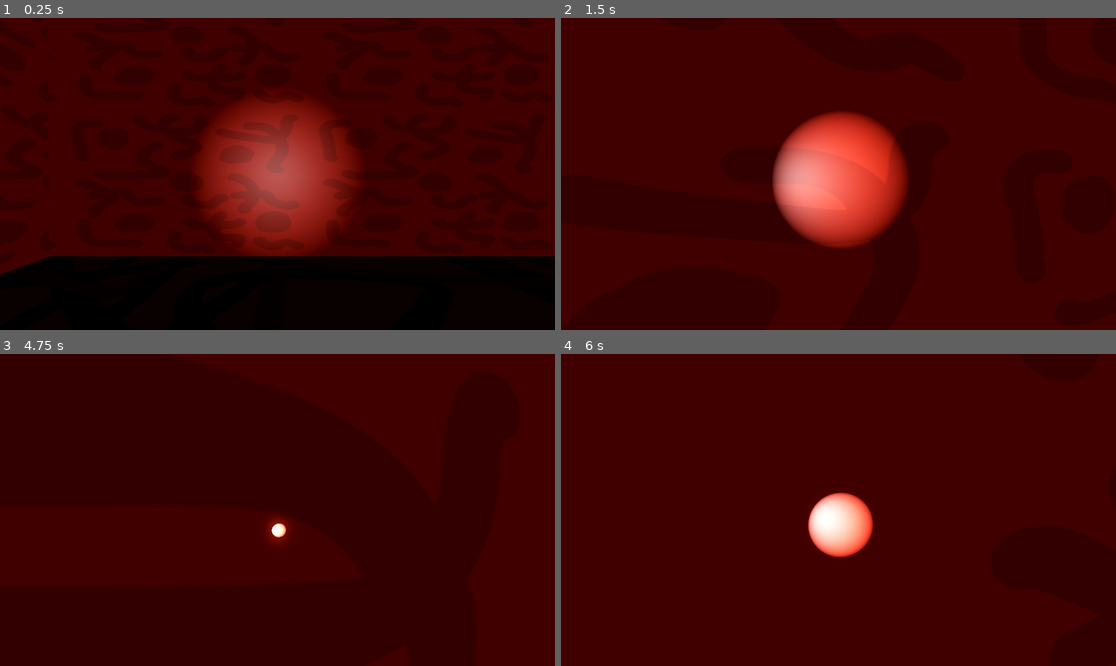
Above: before the commit, frames 1-4 (two rows, left to right).
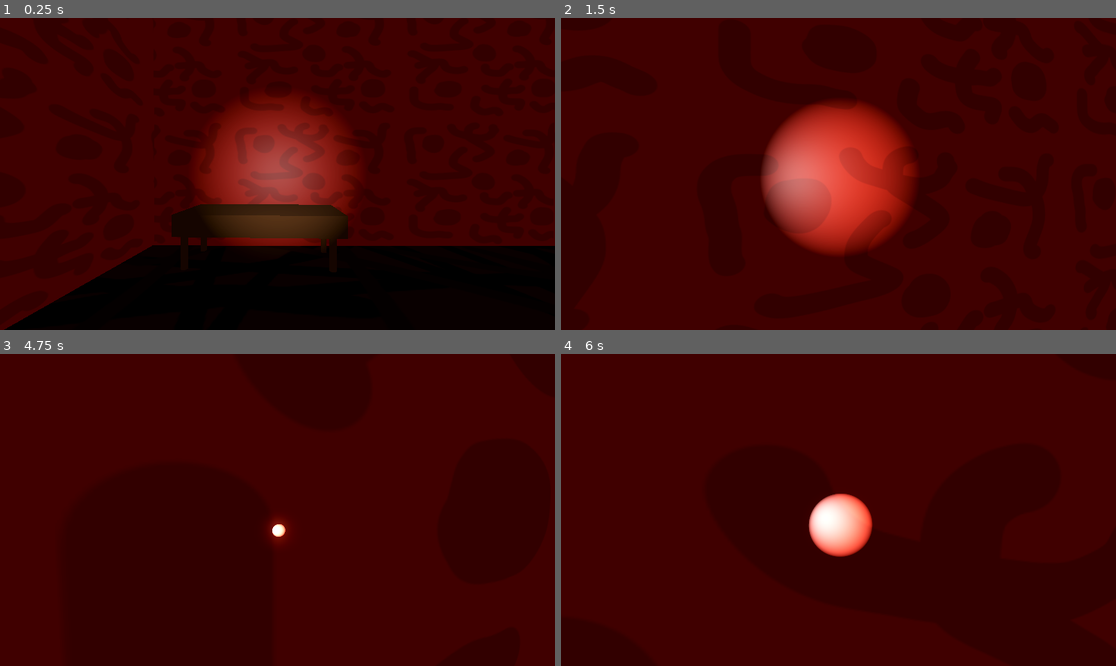
Above: after the commit, the same moments.

Repository: christiannoll/Basic3DGame
Game: Godot game, scene res://Scenes/level.tscn
Two runs of this game, one before a commit and one after it. Both use one fixed random seed, a clock stepped at 60 frames per second and the inputs below.
Inputs (mouse positions are in pixels of both pictures, inside the frame that each line leads up to):
- Up to frame 1 (0.25 s): no input
- Up to frame 2 (1.5 s): tap Enter at 0.5 s; move the mouse to (866, 174) at 0.52 s; hold W (forward) from 0.53 s (still down); tap F (flashlight) at 0.6, 1.35 s; tap Space (jump) at 0.77 s; move the mouse to (810, 174) at 1.27 s
- Up to frame 3 (4.75 s): keep holding W (forward); tap Space (jump) at 1.52, 2, 3.02, 3.5, 3.77, 4.52 s; move the mouse to (288, 503) at 2.02 s; tap Shift (sprint) at 2.1, 4.35 s; tap F (flashlight) at 2.3, 2.85, 3.6, 4.55 s; tap Enter at 2.75, 4.25 s; move the mouse to (271, 516) at 2.77 s; move the mouse to (316, 513) at 3.52 s; move the mouse to (233, 506) at 4.27 s
- Up to frame 4 (6 s): tap Space (jump) at 5 s; move the mouse to (844, 510) at 5.02 s; tap F (flashlight) at 5.1, 5.85 s; move the mouse to (816, 503) at 5.77 s; release W (forward) at 5.78 s; hold D (right) from 5.78 s (still down)

The runs differ from the first frame. In frame 1, 10% of the frame differs, in the area x 0-100%, y 27-100%; in frame 2, 6.7%; in frame 3, less than 0.1%; in frame 4, 0.3%.

Commit message:
Changed players perspective to look at the table when the game starts

Diff:
--- a/Scenes/level.tscn
+++ b/Scenes/level.tscn
@@ -26,213 +26,213 @@
 
 [sub_resource type="BoxMesh" id="BoxMesh_tumq0"]
 
-[node name="level" type="Node3D"]
-
-[node name="UI" parent="." instance=ExtResource("1_k5f4k")]
-
-[node name="WorldEnvironment" type="WorldEnvironment" parent="."]
+[node name="level" type="Node3D" unique_id=524820426]
+
+[node name="UI" parent="." unique_id=133724784 instance=ExtResource("1_k5f4k")]
+
+[node name="WorldEnvironment" type="WorldEnvironment" parent="." unique_id=1362118628]
 environment = SubResource("Environment_k5f4k")
 
-[node name="DirectionalLight3D" type="DirectionalLight3D" parent="."]
+[node name="DirectionalLight3D" type="DirectionalLight3D" parent="." unique_id=1891446504]
 transform = Transform3D(1, 0, 0, 0, 0.7071068, 0.7071068, 0, -0.7071068, 0.7071068, 0, 6.7604427, 0)
 visible = false
 shadow_enabled = true
 
-[node name="floors_and_walls" type="Node3D" parent="."]
-
-[node name="floor" type="StaticBody3D" parent="floors_and_walls"]
+[node name="floors_and_walls" type="Node3D" parent="." unique_id=513707998]
+
+[node name="floor" type="StaticBody3D" parent="floors_and_walls" unique_id=1546409189]
 transform = Transform3D(42.629066, 0, 0, 0, 1, 0, 0, 0, 69.39393, 0, 0, 0)
 
-[node name="CollisionShape3D" type="CollisionShape3D" parent="floors_and_walls/floor"]
-shape = SubResource("BoxShape3D_51e2h")
-
-[node name="MeshInstance3D" type="MeshInstance3D" parent="floors_and_walls/floor"]
+[node name="CollisionShape3D" type="CollisionShape3D" parent="floors_and_walls/floor" unique_id=459057489]
+shape = SubResource("BoxShape3D_51e2h")
+
+[node name="MeshInstance3D" type="MeshInstance3D" parent="floors_and_walls/floor" unique_id=40847805]
 material_override = ExtResource("2_81xng")
 mesh = SubResource("BoxMesh_tumq0")
 
-[node name="ceiling" type="StaticBody3D" parent="floors_and_walls"]
+[node name="ceiling" type="StaticBody3D" parent="floors_and_walls" unique_id=1051115234]
 transform = Transform3D(42.629066, 0, 0, 0, 1, 0, 0, 0, 69.39393, 0, 6.0947495, 0)
 
-[node name="CollisionShape3D" type="CollisionShape3D" parent="floors_and_walls/ceiling"]
-shape = SubResource("BoxShape3D_51e2h")
-
-[node name="MeshInstance3D" type="MeshInstance3D" parent="floors_and_walls/ceiling"]
+[node name="CollisionShape3D" type="CollisionShape3D" parent="floors_and_walls/ceiling" unique_id=1995709826]
+shape = SubResource("BoxShape3D_51e2h")
+
+[node name="MeshInstance3D" type="MeshInstance3D" parent="floors_and_walls/ceiling" unique_id=1892653796]
 material_override = ExtResource("2_81xng")
 mesh = SubResource("BoxMesh_tumq0")
 
-[node name="wall" type="StaticBody3D" parent="floors_and_walls"]
+[node name="wall" type="StaticBody3D" parent="floors_and_walls" unique_id=1576088888]
 transform = Transform3D(9.999678, -0.04014214, 0, 0.08028428, 4.999839, 0, 0, 0, 10, -12.090753, 3.0780916, -19.89098)
 
-[node name="CollisionShape3D" type="CollisionShape3D" parent="floors_and_walls/wall"]
-shape = SubResource("BoxShape3D_51e2h")
-
-[node name="MeshInstance3D" type="MeshInstance3D" parent="floors_and_walls/wall"]
-material_override = ExtResource("2_6phgx")
-mesh = SubResource("BoxMesh_tumq0")
-
-[node name="wall6" type="StaticBody3D" parent="floors_and_walls"]
+[node name="CollisionShape3D" type="CollisionShape3D" parent="floors_and_walls/wall" unique_id=1431356507]
+shape = SubResource("BoxShape3D_51e2h")
+
+[node name="MeshInstance3D" type="MeshInstance3D" parent="floors_and_walls/wall" unique_id=550675622]
+material_override = ExtResource("2_6phgx")
+mesh = SubResource("BoxMesh_tumq0")
+
+[node name="wall6" type="StaticBody3D" parent="floors_and_walls" unique_id=688726306]
 transform = Transform3D(9.999678, -0.04014214, 0, 0.08028428, 4.999839, 0, 0, 0, 10, 2.3136358, 3.0780916, -19.89098)
 
-[node name="CollisionShape3D" type="CollisionShape3D" parent="floors_and_walls/wall6"]
-shape = SubResource("BoxShape3D_51e2h")
-
-[node name="MeshInstance3D" type="MeshInstance3D" parent="floors_and_walls/wall6"]
-material_override = ExtResource("2_6phgx")
-mesh = SubResource("BoxMesh_tumq0")
-
-[node name="wall16" type="StaticBody3D" parent="floors_and_walls"]
+[node name="CollisionShape3D" type="CollisionShape3D" parent="floors_and_walls/wall6" unique_id=1513914316]
+shape = SubResource("BoxShape3D_51e2h")
+
+[node name="MeshInstance3D" type="MeshInstance3D" parent="floors_and_walls/wall6" unique_id=996794978]
+material_override = ExtResource("2_6phgx")
+mesh = SubResource("BoxMesh_tumq0")
+
+[node name="wall16" type="StaticBody3D" parent="floors_and_walls" unique_id=1365312566]
 transform = Transform3D(8.880067, -0.04017823, 0, 0.07129528, 5.0043335, 0, 0, 0, 10, 15.074113, 3.0780916, -19.89098)
 
-[node name="CollisionShape3D" type="CollisionShape3D" parent="floors_and_walls/wall16"]
-shape = SubResource("BoxShape3D_51e2h")
-
-[node name="MeshInstance3D" type="MeshInstance3D" parent="floors_and_walls/wall16"]
-material_override = ExtResource("2_6phgx")
-mesh = SubResource("BoxMesh_tumq0")
-
-[node name="wall2" type="StaticBody3D" parent="floors_and_walls"]
+[node name="CollisionShape3D" type="CollisionShape3D" parent="floors_and_walls/wall16" unique_id=1263648597]
+shape = SubResource("BoxShape3D_51e2h")
+
+[node name="MeshInstance3D" type="MeshInstance3D" parent="floors_and_walls/wall16" unique_id=1130689765]
+material_override = ExtResource("2_6phgx")
+mesh = SubResource("BoxMesh_tumq0")
+
+[node name="wall2" type="StaticBody3D" parent="floors_and_walls" unique_id=491638112]
 transform = Transform3D(10, 0.0005236007, 0, -0.0010472015, 5, 0, 0, 0, 10, 8.218276, 3.0780916, -6.4063263)
 
-[node name="CollisionShape3D" type="CollisionShape3D" parent="floors_and_walls/wall2"]
-shape = SubResource("BoxShape3D_51e2h")
-
-[node name="MeshInstance3D" type="MeshInstance3D" parent="floors_and_walls/wall2"]
-material_override = ExtResource("2_6phgx")
-mesh = SubResource("BoxMesh_tumq0")
-
-[node name="wall13" type="StaticBody3D" parent="floors_and_walls"]
+[node name="CollisionShape3D" type="CollisionShape3D" parent="floors_and_walls/wall2" unique_id=6902921]
+shape = SubResource("BoxShape3D_51e2h")
+
+[node name="MeshInstance3D" type="MeshInstance3D" parent="floors_and_walls/wall2" unique_id=1193952343]
+material_override = ExtResource("2_6phgx")
+mesh = SubResource("BoxMesh_tumq0")
+
+[node name="wall13" type="StaticBody3D" parent="floors_and_walls" unique_id=2014801874]
 transform = Transform3D(10, 0.0005236007, 0, -0.0010472015, 5, 0, 0, 0, 10, -0.26963234, 3.0780916, 12.023138)
 
-[node name="CollisionShape3D" type="CollisionShape3D" parent="floors_and_walls/wall13"]
-shape = SubResource("BoxShape3D_51e2h")
-
-[node name="MeshInstance3D" type="MeshInstance3D" parent="floors_and_walls/wall13"]
-material_override = ExtResource("2_6phgx")
-mesh = SubResource("BoxMesh_tumq0")
-
-[node name="wall15" type="StaticBody3D" parent="floors_and_walls"]
+[node name="CollisionShape3D" type="CollisionShape3D" parent="floors_and_walls/wall13" unique_id=1545258084]
+shape = SubResource("BoxShape3D_51e2h")
+
+[node name="MeshInstance3D" type="MeshInstance3D" parent="floors_and_walls/wall13" unique_id=2721186]
+material_override = ExtResource("2_6phgx")
+mesh = SubResource("BoxMesh_tumq0")
+
+[node name="wall15" type="StaticBody3D" parent="floors_and_walls" unique_id=1125236572]
 transform = Transform3D(10, 0.0005236007, 0, -0.0010472015, 5, 0, 0, 0, -1.7586768, 6.6064854, 3.0780916, 12.023138)
 
-[node name="CollisionShape3D" type="CollisionShape3D" parent="floors_and_walls/wall15"]
-shape = SubResource("BoxShape3D_51e2h")
-
-[node name="MeshInstance3D" type="MeshInstance3D" parent="floors_and_walls/wall15"]
-material_override = ExtResource("2_6phgx")
-mesh = SubResource("BoxMesh_tumq0")
-
-[node name="wall14" type="StaticBody3D" parent="floors_and_walls"]
+[node name="CollisionShape3D" type="CollisionShape3D" parent="floors_and_walls/wall15" unique_id=642667720]
+shape = SubResource("BoxShape3D_51e2h")
+
+[node name="MeshInstance3D" type="MeshInstance3D" parent="floors_and_walls/wall15" unique_id=1183499405]
+material_override = ExtResource("2_6phgx")
+mesh = SubResource("BoxMesh_tumq0")
+
+[node name="wall14" type="StaticBody3D" parent="floors_and_walls" unique_id=410268050]
 transform = Transform3D(10, 0.0005236007, 0, -0.0010472015, 5, 0, 0, 0, 10, 14.540786, 3.0780916, 12.023138)
 
-[node name="CollisionShape3D" type="CollisionShape3D" parent="floors_and_walls/wall14"]
-shape = SubResource("BoxShape3D_51e2h")
-
-[node name="MeshInstance3D" type="MeshInstance3D" parent="floors_and_walls/wall14"]
-material_override = ExtResource("2_6phgx")
-mesh = SubResource("BoxMesh_tumq0")
-
-[node name="wall5" type="StaticBody3D" parent="floors_and_walls"]
+[node name="CollisionShape3D" type="CollisionShape3D" parent="floors_and_walls/wall14" unique_id=649623714]
+shape = SubResource("BoxShape3D_51e2h")
+
+[node name="MeshInstance3D" type="MeshInstance3D" parent="floors_and_walls/wall14" unique_id=1852838252]
+material_override = ExtResource("2_6phgx")
+mesh = SubResource("BoxMesh_tumq0")
+
+[node name="wall5" type="StaticBody3D" parent="floors_and_walls" unique_id=1577118166]
 transform = Transform3D(40.811478, 0.00052372506, 0, -0.004273784, 5.0011873, 0, 0, 0, 2.257589, -0.3645506, 3.0780916, 33.489063)
 
-[node name="CollisionShape3D" type="CollisionShape3D" parent="floors_and_walls/wall5"]
-shape = SubResource("BoxShape3D_51e2h")
-
-[node name="MeshInstance3D" type="MeshInstance3D" parent="floors_and_walls/wall5"]
-material_override = ExtResource("4_wqkje")
-mesh = SubResource("BoxMesh_tumq0")
-
-[node name="wall10" type="StaticBody3D" parent="floors_and_walls"]
+[node name="CollisionShape3D" type="CollisionShape3D" parent="floors_and_walls/wall5" unique_id=416750569]
+shape = SubResource("BoxShape3D_51e2h")
+
+[node name="MeshInstance3D" type="MeshInstance3D" parent="floors_and_walls/wall5" unique_id=1304383786]
+material_override = ExtResource("4_wqkje")
+mesh = SubResource("BoxMesh_tumq0")
+
+[node name="wall10" type="StaticBody3D" parent="floors_and_walls" unique_id=1460184020]
 transform = Transform3D(40.811478, 0.00052372506, 0, -0.004273784, 5.0011873, 0, 0, 0, 2.257589, -0.3645506, 3.0780916, -33.898006)
 
-[node name="CollisionShape3D" type="CollisionShape3D" parent="floors_and_walls/wall10"]
-shape = SubResource("BoxShape3D_51e2h")
-
-[node name="MeshInstance3D" type="MeshInstance3D" parent="floors_and_walls/wall10"]
-material_override = ExtResource("4_wqkje")
-mesh = SubResource("BoxMesh_tumq0")
-
-[node name="wall7" type="StaticBody3D" parent="floors_and_walls"]
+[node name="CollisionShape3D" type="CollisionShape3D" parent="floors_and_walls/wall10" unique_id=447659905]
+shape = SubResource("BoxShape3D_51e2h")
+
+[node name="MeshInstance3D" type="MeshInstance3D" parent="floors_and_walls/wall10" unique_id=1434139858]
+material_override = ExtResource("4_wqkje")
+mesh = SubResource("BoxMesh_tumq0")
+
+[node name="wall7" type="StaticBody3D" parent="floors_and_walls" unique_id=1633124490]
 transform = Transform3D(9.999678, -0.04014214, 0, 0.08028428, 4.999839, 0, 0, 0, 10, -4.873868, 3.0780916, -6.508011)
 
-[node name="CollisionShape3D" type="CollisionShape3D" parent="floors_and_walls/wall7"]
-shape = SubResource("BoxShape3D_51e2h")
-
-[node name="MeshInstance3D" type="MeshInstance3D" parent="floors_and_walls/wall7"]
-material_override = ExtResource("2_6phgx")
-mesh = SubResource("BoxMesh_tumq0")
-
-[node name="wall11" type="StaticBody3D" parent="floors_and_walls"]
+[node name="CollisionShape3D" type="CollisionShape3D" parent="floors_and_walls/wall7" unique_id=2102405589]
+shape = SubResource("BoxShape3D_51e2h")
+
+[node name="MeshInstance3D" type="MeshInstance3D" parent="floors_and_walls/wall7" unique_id=2123491817]
+material_override = ExtResource("2_6phgx")
+mesh = SubResource("BoxMesh_tumq0")
+
+[node name="wall11" type="StaticBody3D" parent="floors_and_walls" unique_id=1224200030]
 transform = Transform3D(9.999678, -0.04014214, 0, 0.08028428, 4.999839, 0, 0, 0, 10, -17.472736, 3.0780916, -6.5454664)
 
-[node name="CollisionShape3D" type="CollisionShape3D" parent="floors_and_walls/wall11"]
-shape = SubResource("BoxShape3D_51e2h")
-
-[node name="MeshInstance3D" type="MeshInstance3D" parent="floors_and_walls/wall11"]
-material_override = ExtResource("2_6phgx")
-mesh = SubResource("BoxMesh_tumq0")
-
-[node name="wall12" type="StaticBody3D" parent="floors_and_walls"]
+[node name="CollisionShape3D" type="CollisionShape3D" parent="floors_and_walls/wall11" unique_id=1078432588]
+shape = SubResource("BoxShape3D_51e2h")
+
+[node name="MeshInstance3D" type="MeshInstance3D" parent="floors_and_walls/wall11" unique_id=1698955549]
+material_override = ExtResource("2_6phgx")
+mesh = SubResource("BoxMesh_tumq0")
+
+[node name="wall12" type="StaticBody3D" parent="floors_and_walls" unique_id=1658148293]
 transform = Transform3D(9.999678, -0.04014214, 0, 0.08028428, 4.999839, 0, 0, 0, 10, -17.472736, 3.0780916, 12.21188)
 
-[node name="CollisionShape3D" type="CollisionShape3D" parent="floors_and_walls/wall12"]
-shape = SubResource("BoxShape3D_51e2h")
-
-[node name="MeshInstance3D" type="MeshInstance3D" parent="floors_and_walls/wall12"]
-material_override = ExtResource("2_6phgx")
-mesh = SubResource("BoxMesh_tumq0")
-
-[node name="wall8" type="StaticBody3D" parent="floors_and_walls"]
+[node name="CollisionShape3D" type="CollisionShape3D" parent="floors_and_walls/wall12" unique_id=689768026]
+shape = SubResource("BoxShape3D_51e2h")
+
+[node name="MeshInstance3D" type="MeshInstance3D" parent="floors_and_walls/wall12" unique_id=170743381]
+material_override = ExtResource("2_6phgx")
+mesh = SubResource("BoxMesh_tumq0")
+
+[node name="wall8" type="StaticBody3D" parent="floors_and_walls" unique_id=690228809]
 transform = Transform3D(2.2483954, -0.040391963, 0, 0.018051662, 5.030955, 0, 0, 0, 75.60145, -20.055902, 3.0780916, 0.41805267)
 
-[node name="CollisionShape3D" type="CollisionShape3D" parent="floors_and_walls/wall8"]
-shape = SubResource("BoxShape3D_51e2h")
-
-[node name="MeshInstance3D" type="MeshInstance3D" parent="floors_and_walls/wall8"]
-material_override = ExtResource("4_wqkje")
-mesh = SubResource("BoxMesh_tumq0")
-
-[node name="wall9" type="StaticBody3D" parent="floors_and_walls"]
+[node name="CollisionShape3D" type="CollisionShape3D" parent="floors_and_walls/wall8" unique_id=478729746]
+shape = SubResource("BoxShape3D_51e2h")
+
+[node name="MeshInstance3D" type="MeshInstance3D" parent="floors_and_walls/wall8" unique_id=1907439559]
+material_override = ExtResource("4_wqkje")
+mesh = SubResource("BoxMesh_tumq0")
+
+[node name="wall9" type="StaticBody3D" parent="floors_and_walls" unique_id=721780178]
 transform = Transform3D(2.2483954, -0.040391963, 0, 0.018051662, 5.030955, 0, 0, 0, 75.60145, 20.321516, 3.0780916, 0.41805267)
 
-[node name="CollisionShape3D" type="CollisionShape3D" parent="floors_and_walls/wall9"]
-shape = SubResource("BoxShape3D_51e2h")
-
-[node name="MeshInstance3D" type="MeshInstance3D" parent="floors_and_walls/wall9"]
-material_override = ExtResource("4_wqkje")
-mesh = SubResource("BoxMesh_tumq0")
-
-[node name="wall3" type="StaticBody3D" parent="floors_and_walls"]
+[node name="CollisionShape3D" type="CollisionShape3D" parent="floors_and_walls/wall9" unique_id=142152462]
+shape = SubResource("BoxShape3D_51e2h")
+
+[node name="MeshInstance3D" type="MeshInstance3D" parent="floors_and_walls/wall9" unique_id=57969526]
+material_override = ExtResource("4_wqkje")
+mesh = SubResource("BoxMesh_tumq0")
+
+[node name="wall3" type="StaticBody3D" parent="floors_and_walls" unique_id=873640001]
 transform = Transform3D(1.3869244, -0.040419728, 0, 0.011135181, 5.0344133, 0, 0, 0, 10, 1.2266407, 3.0780916, -29.585672)
 
-[node name="CollisionShape3D" type="CollisionShape3D" parent="floors_and_walls/wall3"]
-shape = SubResource("BoxShape3D_51e2h")
-
-[node name="MeshInstance3D" type="MeshInstance3D" parent="floors_and_walls/wall3"]
-material_override = ExtResource("2_6phgx")
-mesh = SubResource("BoxMesh_tumq0")
-
-[node name="wall4" type="StaticBody3D" parent="floors_and_walls"]
+[node name="CollisionShape3D" type="CollisionShape3D" parent="floors_and_walls/wall3" unique_id=2006628055]
+shape = SubResource("BoxShape3D_51e2h")
+
+[node name="MeshInstance3D" type="MeshInstance3D" parent="floors_and_walls/wall3" unique_id=842463808]
+material_override = ExtResource("2_6phgx")
+mesh = SubResource("BoxMesh_tumq0")
+
+[node name="wall4" type="StaticBody3D" parent="floors_and_walls" unique_id=822134297]
 transform = Transform3D(1.3869244, -0.040419724, 0, 0.011135172, 5.0344095, -0.012042768, 1.340984e-05, 0.006062828, 9.999994, -9.069509, 3.0780916, -29.585672)
 
-[node name="CollisionShape3D" type="CollisionShape3D" parent="floors_and_walls/wall4"]
-shape = SubResource("BoxShape3D_51e2h")
-
-[node name="MeshInstance3D" type="MeshInstance3D" parent="floors_and_walls/wall4"]
-material_override = ExtResource("2_6phgx")
-mesh = SubResource("BoxMesh_tumq0")
-
-[node name="Player" parent="." instance=ExtResource("1_tumq0")]
-transform = Transform3D(1, 0, 0, 0, 1, 0, 0, 0, 1, -4.4745345, 1.5, -28.98865)
-
-[node name="lights" type="Node3D" parent="."]
-
-[node name="light" parent="lights" instance=ExtResource("6_0f350")]
+[node name="CollisionShape3D" type="CollisionShape3D" parent="floors_and_walls/wall4" unique_id=1405268002]
+shape = SubResource("BoxShape3D_51e2h")
+
+[node name="MeshInstance3D" type="MeshInstance3D" parent="floors_and_walls/wall4" unique_id=1263666963]
+material_override = ExtResource("2_6phgx")
+mesh = SubResource("BoxMesh_tumq0")
+
+[node name="Player" parent="." unique_id=1211612180 instance=ExtResource("1_tumq0")]
+transform = Transform3D(0.005305818, 0, -0.99998593, 0, 1, 0, 0.99998593, 0, 0.005305818, -3.8026655, 1.5, -30.29963)
+
+[node name="lights" type="Node3D" parent="." unique_id=1863057904]
+
+[node name="light" parent="lights" unique_id=1771428225 instance=ExtResource("6_0f350")]
 transform = Transform3D(1, 0, 0, 0, 1, 0, 0, 0, 1, 1.567356, 5.658647, 0.17837238)
 
-[node name="light2" parent="lights" instance=ExtResource("6_0f350")]
+[node name="light2" parent="lights" unique_id=1426193810 instance=ExtResource("6_0f350")]
 transform = Transform3D(1, 0, 0, 0, 1, 0, 0, 0, 1, -7.3313465, 5.658647, 26.021145)
 
-[node name="light3" parent="lights" instance=ExtResource("6_0f350")]
+[node name="light3" parent="lights" unique_id=235537008 instance=ExtResource("6_0f350")]
 transform = Transform3D(1, 0, 0, 0, 1, 0, 0, 0, 1, 16.318588, 5.52642, -0.97686195)
 
-[node name="Table" parent="." instance=ExtResource("7_8c0lf")]
+[node name="Table" parent="." unique_id=404156894 instance=ExtResource("7_8c0lf")]
 transform = Transform3D(0.026613131, 0, 0.9996458, 0, 0.96967936, 0, -0.9996458, 0, 0.026613131, -0.25059772, 0.7947067, -30.559624)
--- a/Scenes/player.tscn
+++ b/Scenes/player.tscn
@@ -9,24 +9,25 @@
 [sub_resource type="CapsuleMesh" id="CapsuleMesh_v0iea"]
 radial_segments = 14
 
-[node name="Player" type="CharacterBody3D"]
+[node name="Player" type="CharacterBody3D" unique_id=1718475060]
+transform = Transform3D(-0.99014866, 0, 0.14002001, 0, 1, 0, -0.14002001, 0, -0.99014866, 0, 0, 0)
 script = ExtResource("1_v0iea")
 
-[node name="CollisionShape3D" type="CollisionShape3D" parent="."]
+[node name="CollisionShape3D" type="CollisionShape3D" parent="." unique_id=1092570828]
 shape = SubResource("CapsuleShape3D_f60y1")
 
-[node name="MeshInstance3D" type="MeshInstance3D" parent="."]
+[node name="MeshInstance3D" type="MeshInstance3D" parent="." unique_id=843727368]
 mesh = SubResource("CapsuleMesh_v0iea")
 
-[node name="head" type="Node3D" parent="."]
+[node name="head" type="Node3D" parent="." unique_id=2091353419]
 transform = Transform3D(1, 0, 0, 0, 1, 0, 0, 0, 1, 0, 0.47735733, 0.00034552813)
 script = ExtResource("2_cvnsp")
 
-[node name="flashlight" type="SpotLight3D" parent="head"]
+[node name="flashlight" type="SpotLight3D" parent="head" unique_id=1136222521]
 transform = Transform3D(1, 0, 0, 0, 1, 0, 0, 0, 1, 0, -0.02269882, -0.53628415)
 spot_range = 15.0
 spot_angle = 25.0
 script = ExtResource("3_6t5aa")
 
-[node name="Camera3D" type="Camera3D" parent="head"]
+[node name="Camera3D" type="Camera3D" parent="head" unique_id=1293798301]
 transform = Transform3D(1, 0, 0, 0, 1, 0, 0, 0, 1, 0, 0, -0.325)
Not shown: 1 places in Scenes/level.tscn that only renumber resources
Not shown: 1 places in Scenes/player.tscn that only renumber resources
